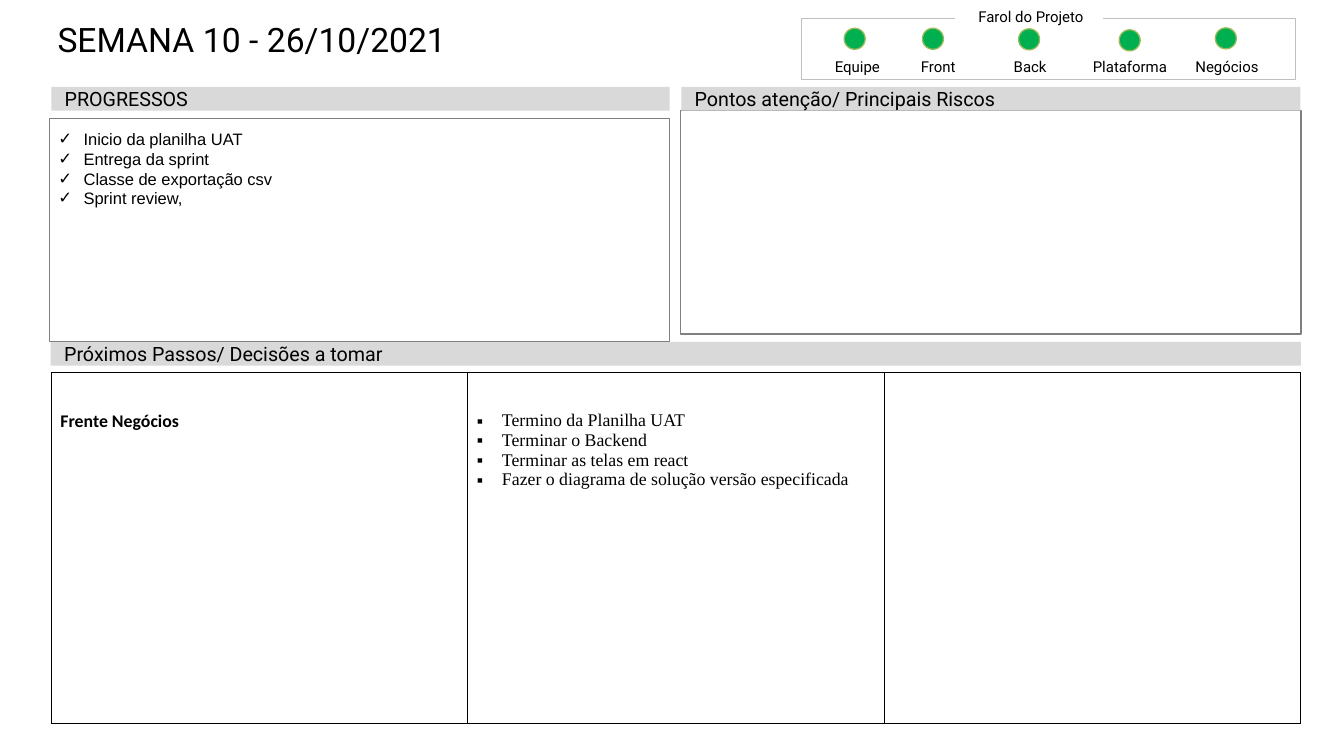
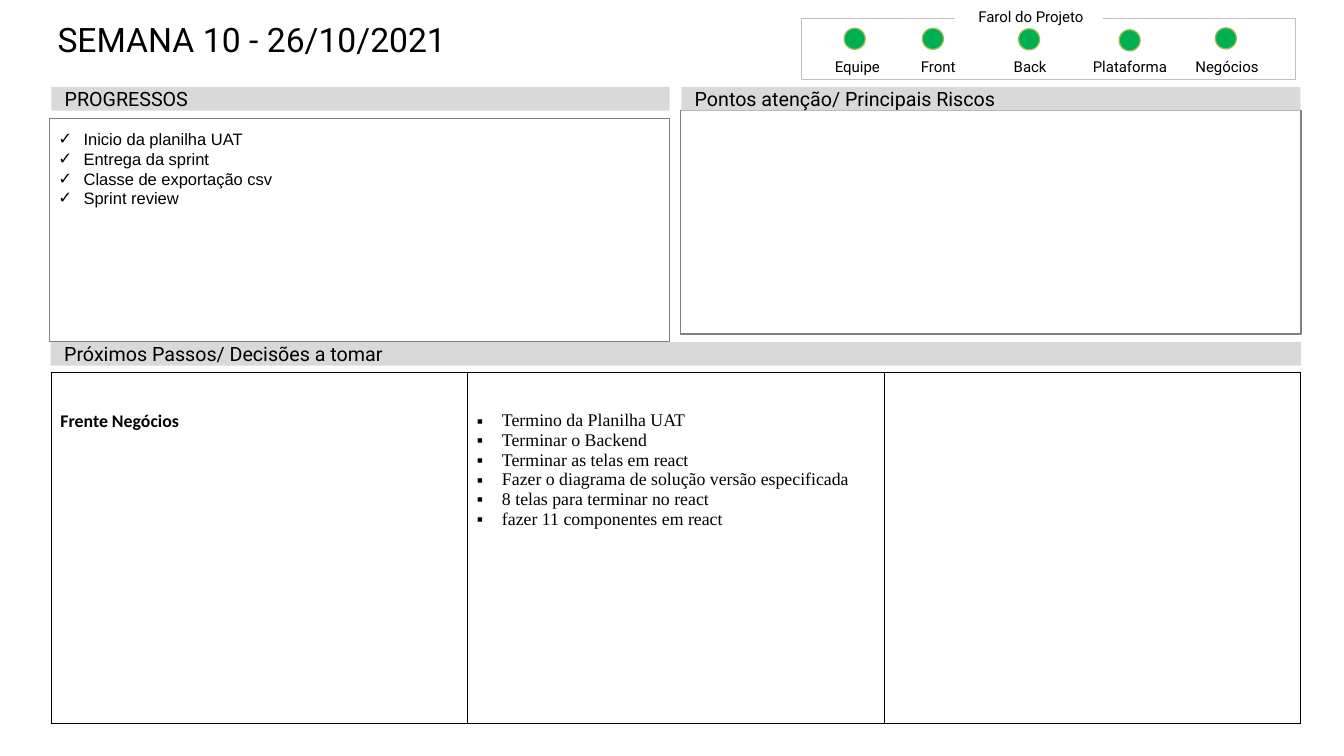
Before and after one commit to robertogsl/Grupo1-3ADSA, a slide deck: slide 13 of Documentação/Status report/Status report.pptx. Drawn at 1344x756 pixels with LibreOffice and Linux fonts; fonts in the diff are those of the drawing. Boxes give left, top, right and bottom in pixels: in the first picture for what was removed or moved away, otherwise in the second. Text is boxed around its words. In the diff, an @@ line names an element or a change of style, - is before the commit and + after.

Commit message:
status report

```diff
--- a/Documentação/Status report/Status report.pptx
+++ b/Documentação/Status report/Status report.pptx
@@ text in rectangle at box(84, 192, 179, 208): text changed @@
-✓ Sprint review,
+✓ Sprint review
@@ table at box(51, 373, 1302, 724) @@
-row 1, column 2: Termino da Planilha UAT / Terminar o Backend / Terminar as telas em react / Fazer o diagrama de solução versão especificada
+row 1, column 2: Termino da Planilha UAT / Terminar o Backend / Terminar as telas em react / Fazer o diagrama de solução versão especificada / 8 telas para terminar no react / fazer 11 componentes em react
```
